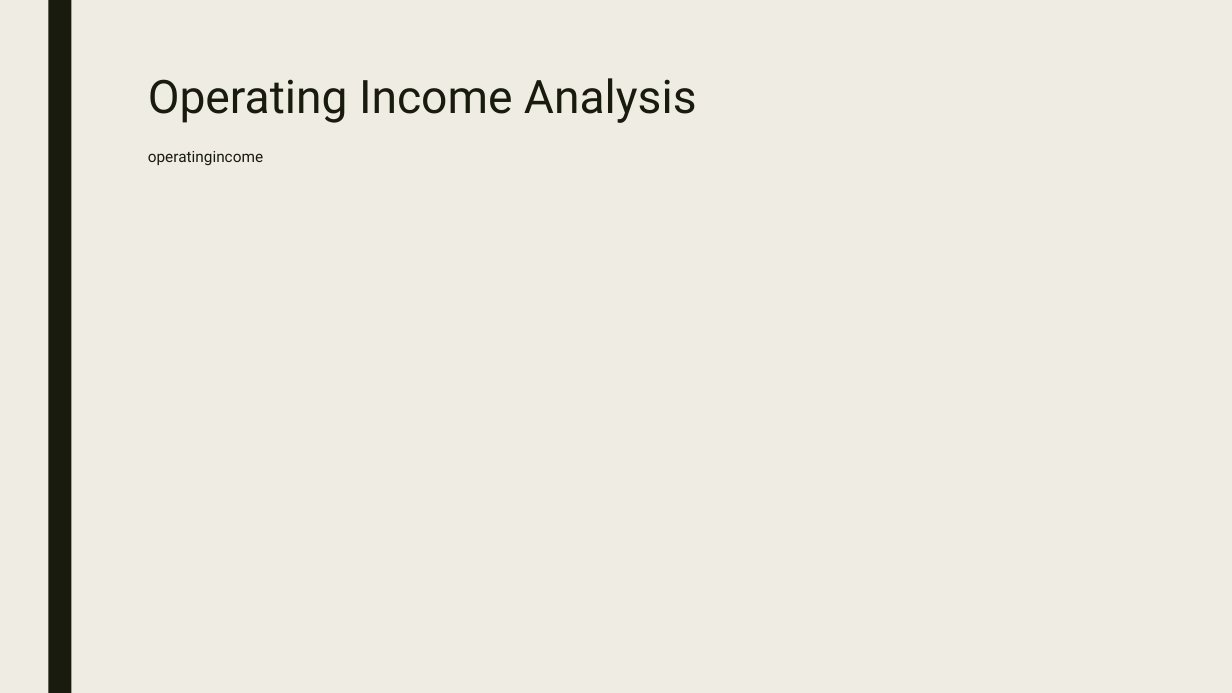
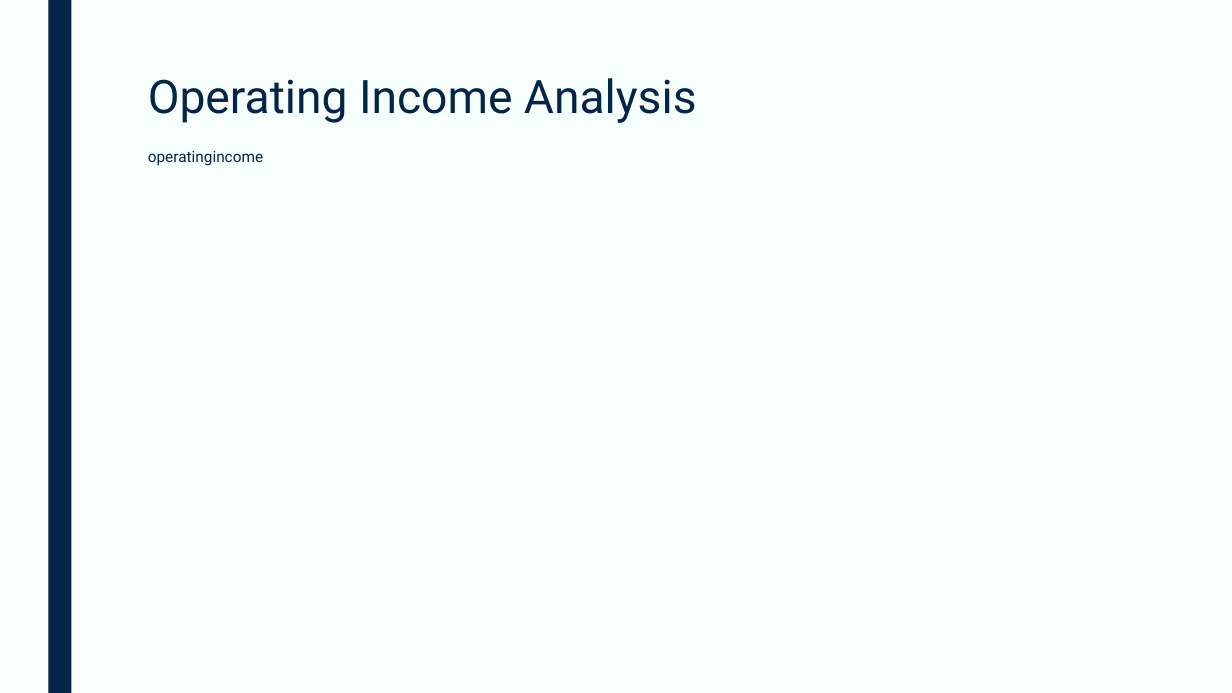
Before and after one commit to devangovind/AMUCLDISS, a slide deck: slide 3 of fastapi-backend/pres/template.pptx. Drawn at 1232x693 pixels with LibreOffice and Linux fonts; fonts in the diff are those of the drawing. Boxes give left, top, right and bottom in pixels: in the first picture for what was removed or moved away, otherwise in the second. Text is boxed around its words. In the diff, an @@ line names an element or a change of style, - is before the commit and + after.

```diff
--- a/fastapi-backend/pres/template.pptx
+++ b/fastapi-backend/pres/template.pptx
@@ background #EFEDE3 to #F6FFFB @@
@@ rectangle at [48, 0, 71, 693]: fill #191B0E to #042449 @@
@@ title "Operating Income Analysis" at [148, 78, 697, 123]: text colour #191B0E to #042449 @@
@@ text "operatingincome" at [148, 151, 263, 165]: text colour #191B0E to #042449 @@
```
Also in this commit, not shown: 3 other slides changed, 2 slides added, 6 other files.
